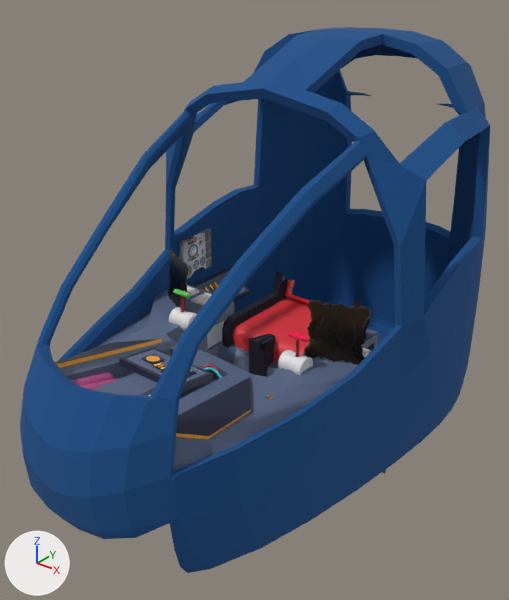
An edit to the glTF model assets/models/source/cockpit_model_vr.gltf, drawn before and after from the same camera.
One viewpoint serves both versions: a camera (50 mm lens) standing at (3.68, -5.56, 3.71) and looking at (-0.03, -0.92, 0.83). Lighting does not change. The marker at lower left points along +X, +Y and +Z. Where no turn or scale is listed for an object, it has been applied to the vertices. Vertices at the same position are counted once.
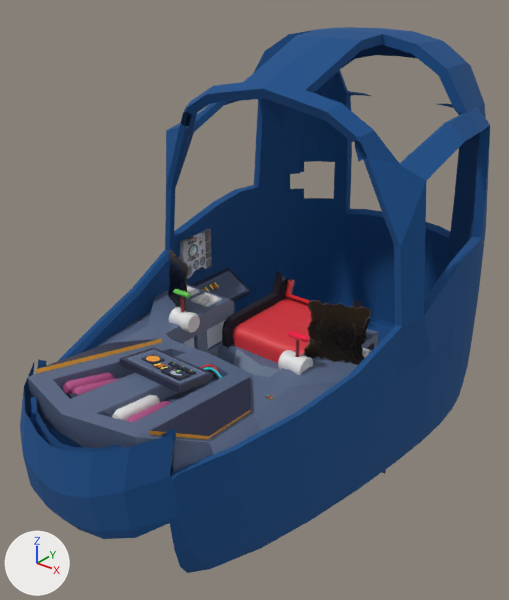
Pixel boxes [x1, y1, x2, y2] of what changed, in the pictures (509 x 600 px):
'Cube.001', reshaped
    before: [222, 272, 370, 377]
    after: [222, 272, 370, 363]
part 1 of me_cube_001, deleted (blue)
    before: [24, 112, 366, 477]
part 2 of me_cube_001, built on
    both: [278, 129, 347, 231]
part 3 of me_cube_002, deleted (black)
    before: [249, 334, 275, 377]

The change in detail:
me_cube_001 is used by ob_cube; location (0.0, -0.19, 0.8).
me_cube_001 had 1138 vertices, 2244 faces and spanned x -1.5..1.5, y -3.14..2.09, z -1.67..2.3.
me_cube_001 now has 1116 vertices, 2104 faces and spans x -1.5..1.5, y -3.14..2.09, z -1.67..2.3.
Part 1, on me_cube_001:
74 vertices are removed from x -0.91..0.91, y -2.88..-1.19, z 0.15..1.39.
190 faces are deleted.
Part 2, on me_cube_001:
6 vertices are removed from x -1.22..-0.86, y 1.48..1.9, z 0.45..0.48.
28 faces are deleted.
58 vertices are added at x -1.24..-0.83, y 1.31..1.93, z 0.19..0.71.
78 new faces join them.
me_cube_002 is used by ob_cube_001; location (0.0, -0.76, 0.8).
me_cube_002 had 372 vertices, 631 faces and spanned x -0.556..0.556, y -0.176..1.078, z -1.0..-0.156.
me_cube_002 now has 322 vertices, 533 faces and spans x -0.556..0.556, y -0.176..1.078, z -1.0..-0.156.
Part 3, on me_cube_002:
50 vertices are removed from x -0.092..0.092, y -0.176..0.079, z -0.679..-0.394.
98 faces are deleted.
